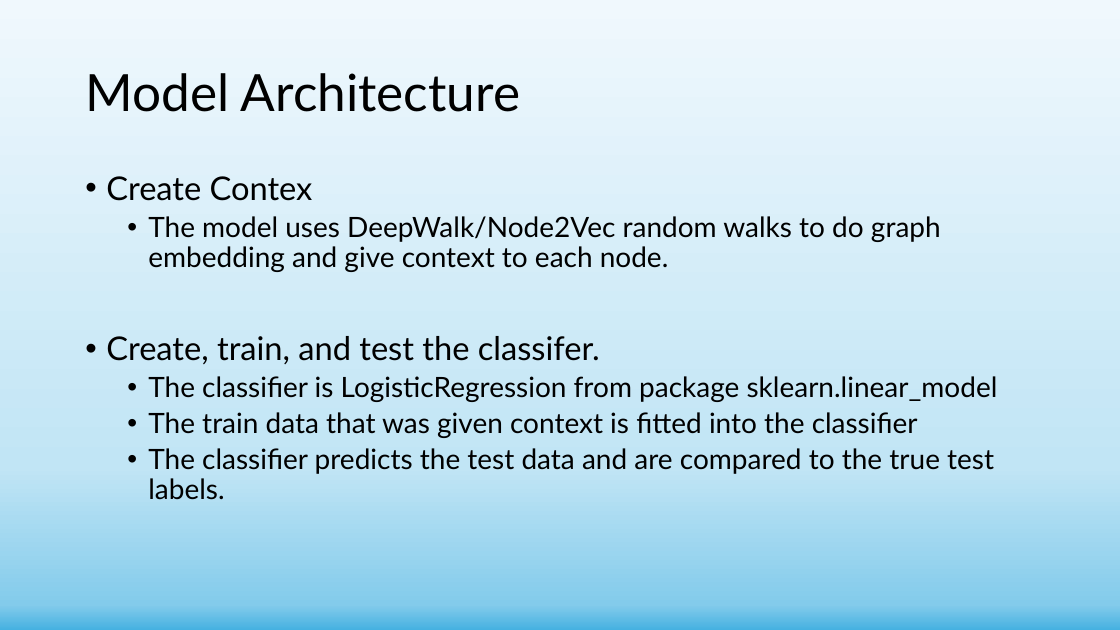
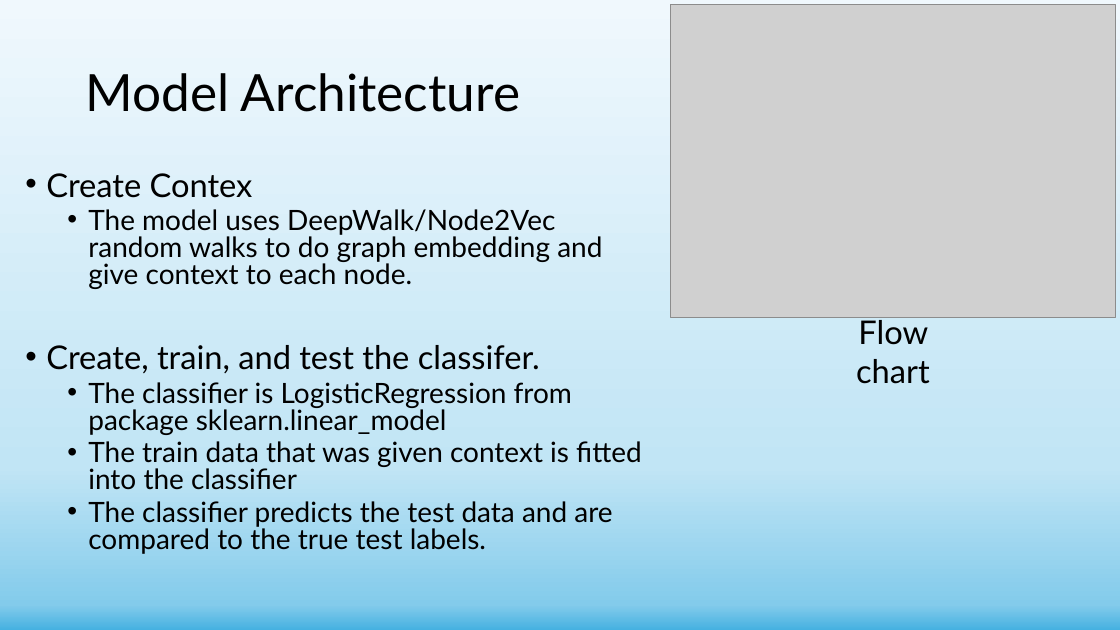
Before and after one commit to shachar700/Graph-Embedding, a slide deck: slide 15 of doc/Graph-Embedding Presentation.pptx. Drawn at 1120x630 pixels with LibreOffice and Linux fonts; fonts in the diff are those of the drawing; grey boxes stand for pictures. Boxes give left, top, right and bottom in pixels: in the first picture for what was removed or moved away, otherwise in the second. Text is boxed around its words. In the diff, an @@ line names an element or a change of style, - is before the commit and + after.

```diff
--- a/doc/Graph-Embedding Presentation.pptx
+++ b/doc/Graph-Embedding Presentation.pptx
@@ picture added at <box>670,4,1116,318</box> @@
@@ text "Create Contex": place and size @@
-text "Create Contex" at <box>106,176,998,500</box>
+text "Create Contex" at <box>46,173,642,554</box>
@@ text "Create Contex" at <box>46,173,642,554</box>: line spacing 0.9 to 0.8 @@
@@ text added at <box>856,317,930,384</box>, 28 pt, text #000000 @@
+Flow chart
```
Also in this commit, not shown: 5 other slides changed, 2 slides added, 1 slide removed, 10 other files.
